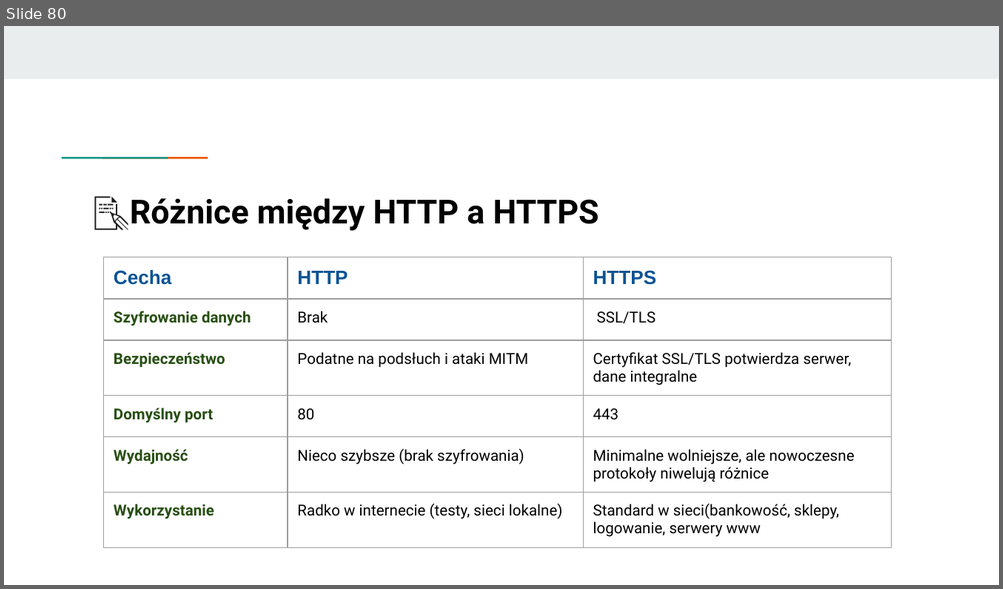
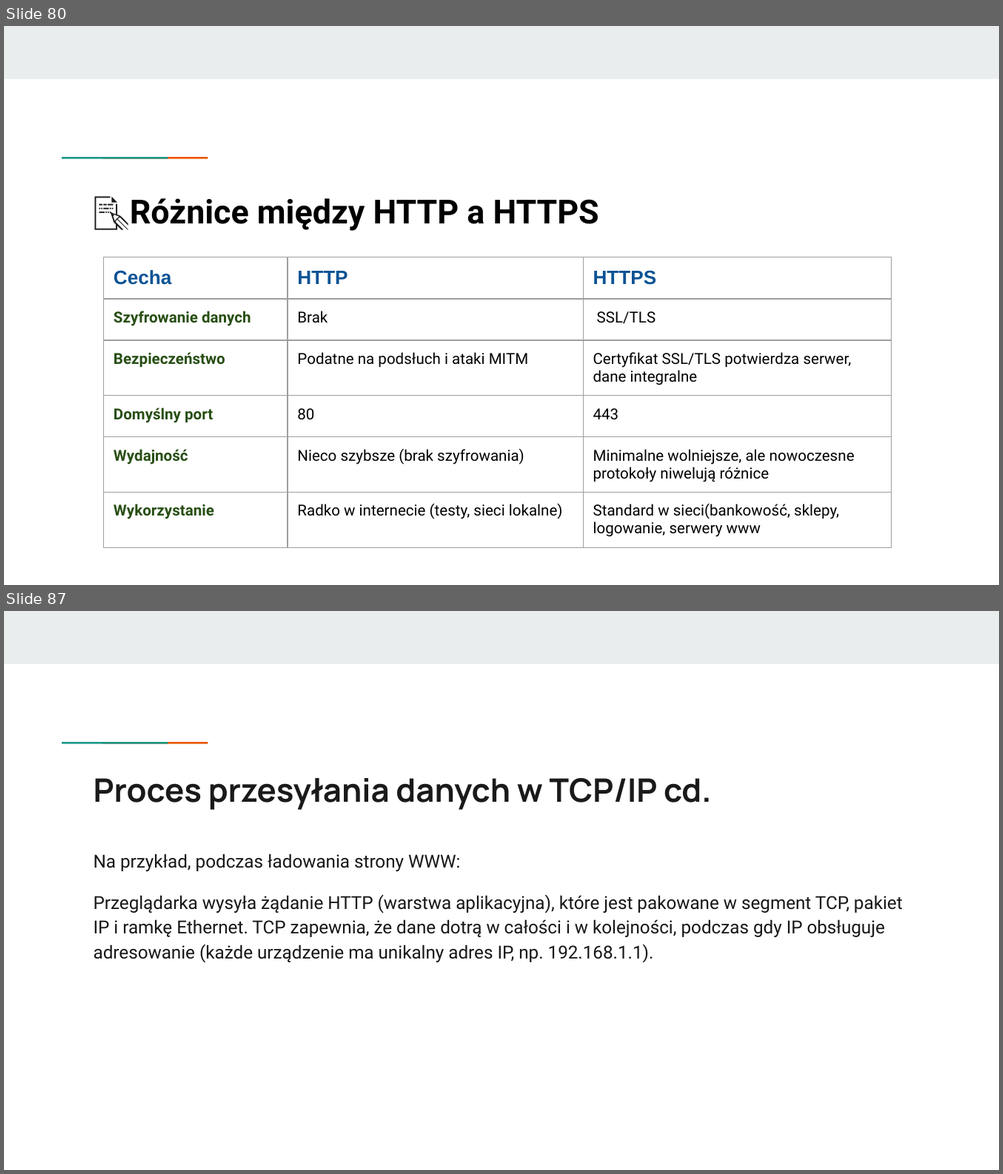
Before and after one commit to KasiaKasia/PRZEDMIOTY, a slide deck: ZASTOSOWANIE_INFORMATYKI/1A-gr_2/Zastosowanie informatyki - 1A gr. 2.pptx. Shown one above the other, each under a label of ours: slide 80 before the commit, slides 80 and 87 after it; the slides between them are not shown. The pictures are 1003x589 and 1003x1174 pixels, drawn with LibreOffice and Linux fonts; fonts in the diff are those of the drawing. Boxes give left, top, right and bottom in pixels: in the first picture for what was removed or moved away, otherwise in the second. Text is boxed around its words. In the diff, an @@ line names an element or a change of style, - is before the commit and + after.

```diff
--- a/ZASTOSOWANIE_INFORMATYKI/1A-gr_2/Zastosowanie informatyki - 1A gr. 2.pptx
+++ b/ZASTOSOWANIE_INFORMATYKI/1A-gr_2/Zastosowanie informatyki - 1A gr. 2.pptx
@@ slide 87 added at bbox=[4, 611, 999, 1170], background #FFFFFF; not listed: 3 template elements that a slide beside it also shows @@
@@ title added at bbox=[94, 778, 711, 810], 23.4 pt, text #1A1A1A, bold @@
+Proces przesyłania danych w TCP/IP cd.
@@ text added at bbox=[94, 854, 902, 963], 13 pt, text #171717 @@
+Na przykład, podczas ładowania strony WWW:
+Przeglądarka wysyła żądanie HTTP (warstwa aplikacyjna), które jest pakowane w segment TCP, pakiet IP i ramkę Ethernet. TCP zapewnia, że dane dotrą w całości i w kolejności, podczas gdy IP obsługuje adresowanie (każde urządzenie ma unikalny adres IP, np. 192.168.1.1).
```
Also in this commit, not shown: 9 other slides added, 1 slide removed, 1 other file.
